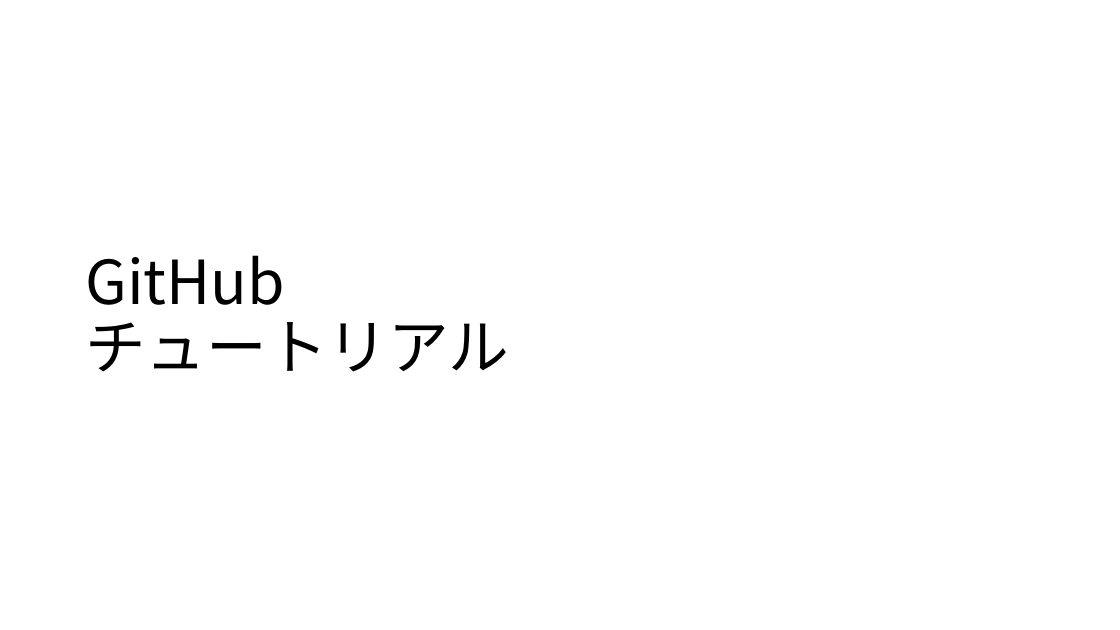
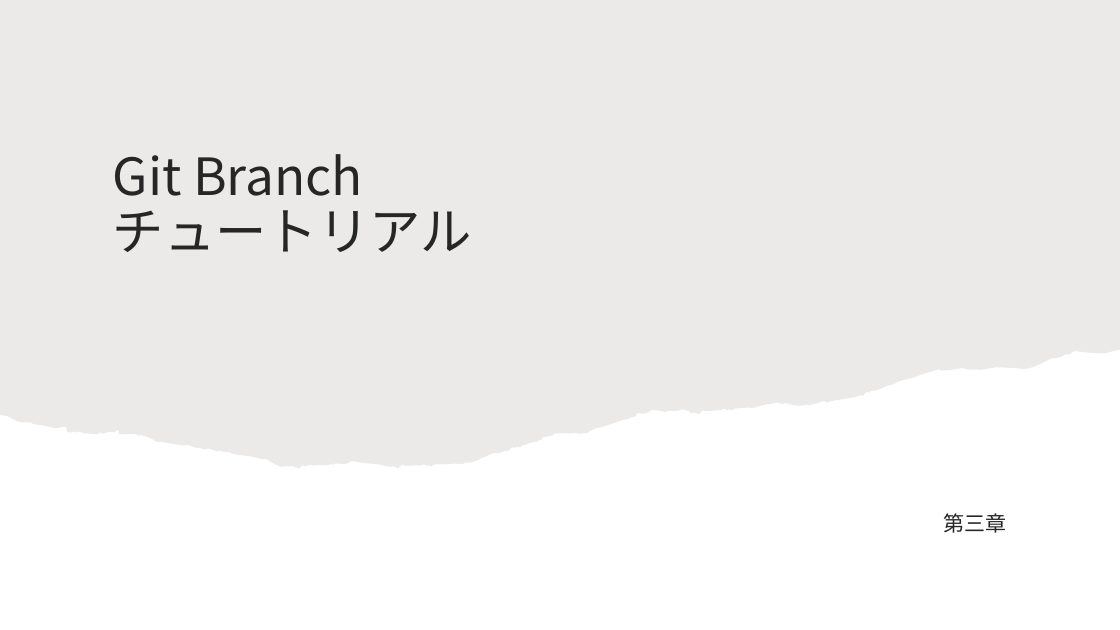
Before and after one commit to maru0519/git-edu, a slide deck: slide 30 of siryou.pptx (slide 34 before the commit). Drawn at 1120x630 pixels with LibreOffice and Linux fonts; fonts in the diff are those of the drawing. Boxes give left, top, right and bottom in pixels: in the first picture for what was removed or moved away, otherwise in the second. Text is boxed around its words. In the diff, an @@ line names an element or a change of style, - is before the commit and + after.

```diff
--- a/siryou.pptx
+++ b/siryou.pptx
@@ freeform shape added at box(0, 0, 1120, 468), fill #82766A at 15% opacity @@
@@ title "Git Branch チュートリアル" at box(113, 154, 472, 252): vertical alignment bottom to middle @@
@@ title at box(113, 154, 472, 252): text changed; size 52 to 44 pt; text colour #000000 to #262626 @@
-GitHub
-チュートリアル
+Git Branch
+チュートリアル
@@ text added at box(944, 513, 1007, 533), 18 pt, text #262626 @@
+第三章
```
Also in this commit, not shown: 17 other slides changed, 35 slides added, 4 slides removed.
